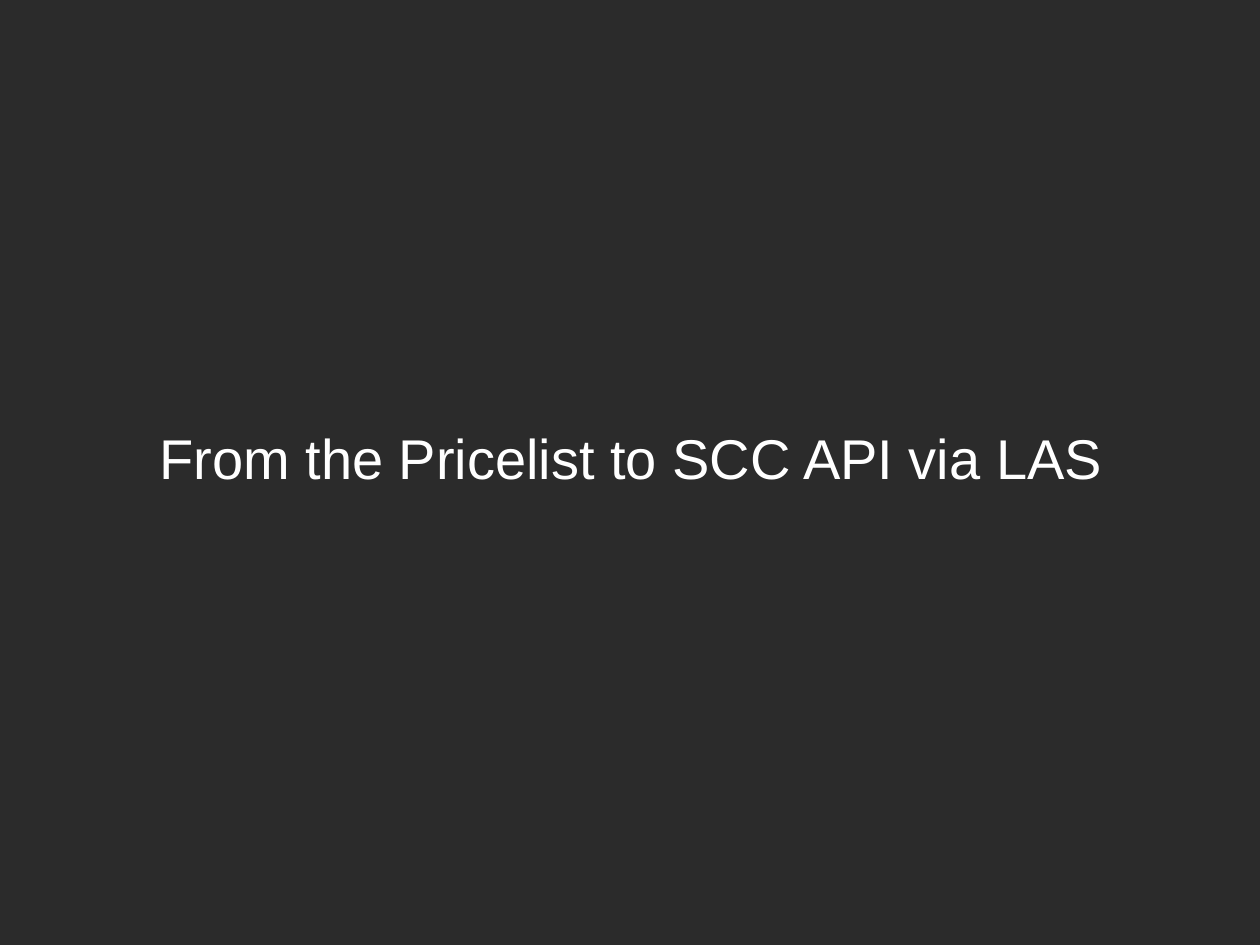
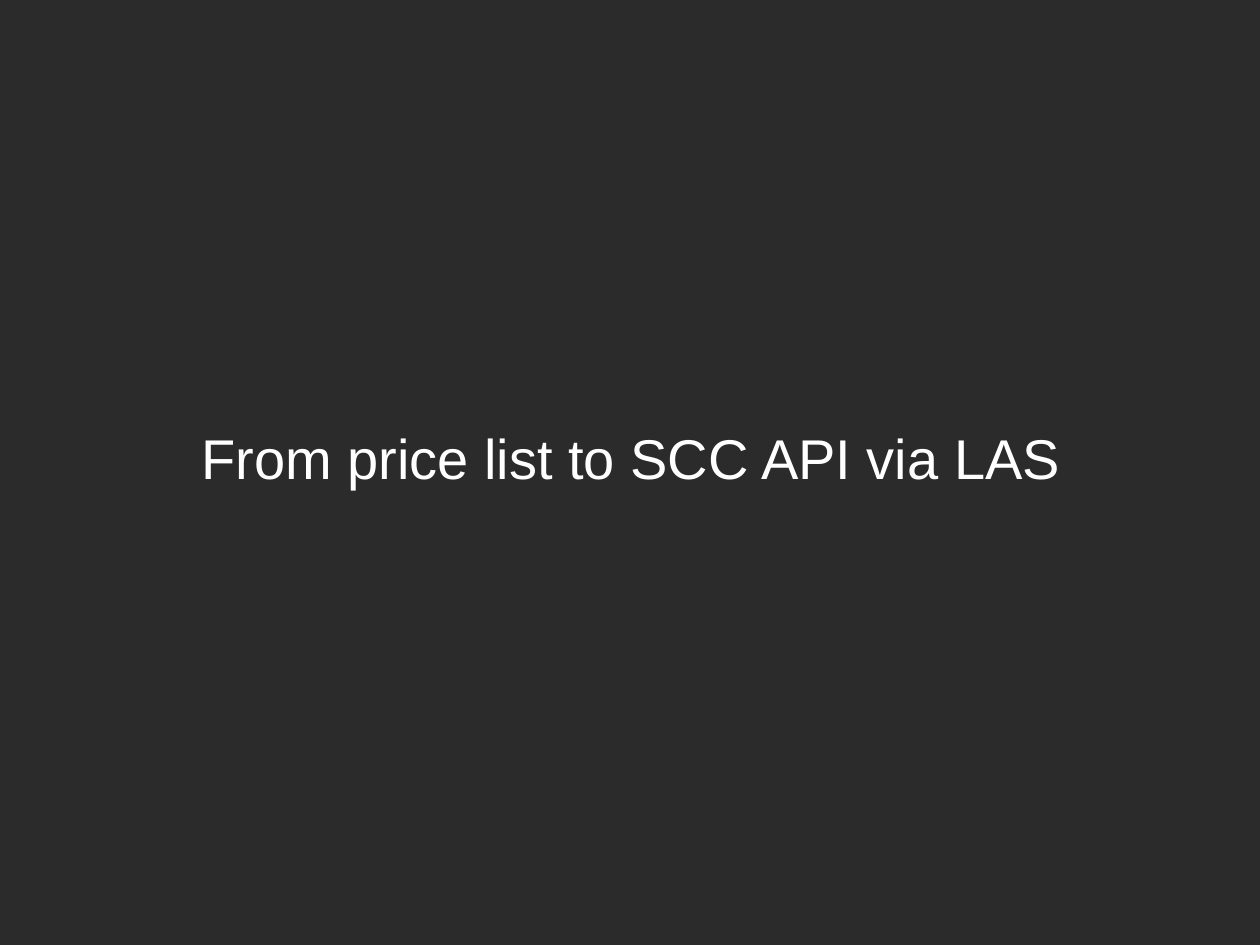
Before and after one commit to hustodemon/subscription-matcher, a slide deck: slide 11 of doc/SubscriptionCounting.odp. Drawn at 1260x945 pixels with LibreOffice and Linux fonts; fonts in the diff are those of the drawing; background and template pictures are left out; a plain dark background stands for a picture behind light text. Boxes give left, top, right and bottom in pixels: in the first picture for what was removed or moved away, otherwise in the second. Text is boxed around its words. In the diff, an @@ line names an element or a change of style, - is before the commit and + after.

```diff
--- a/doc/SubscriptionCounting.odp
+++ b/doc/SubscriptionCounting.odp
@@ title at <box>201,438,1060,490</box>: text changed @@
-From the Pricelist to SCC API via LAS
+From price list to SCC API via LAS
```
Also in this commit, not shown: 16 other slides changed, 2 slides added, 1 slide removed.
